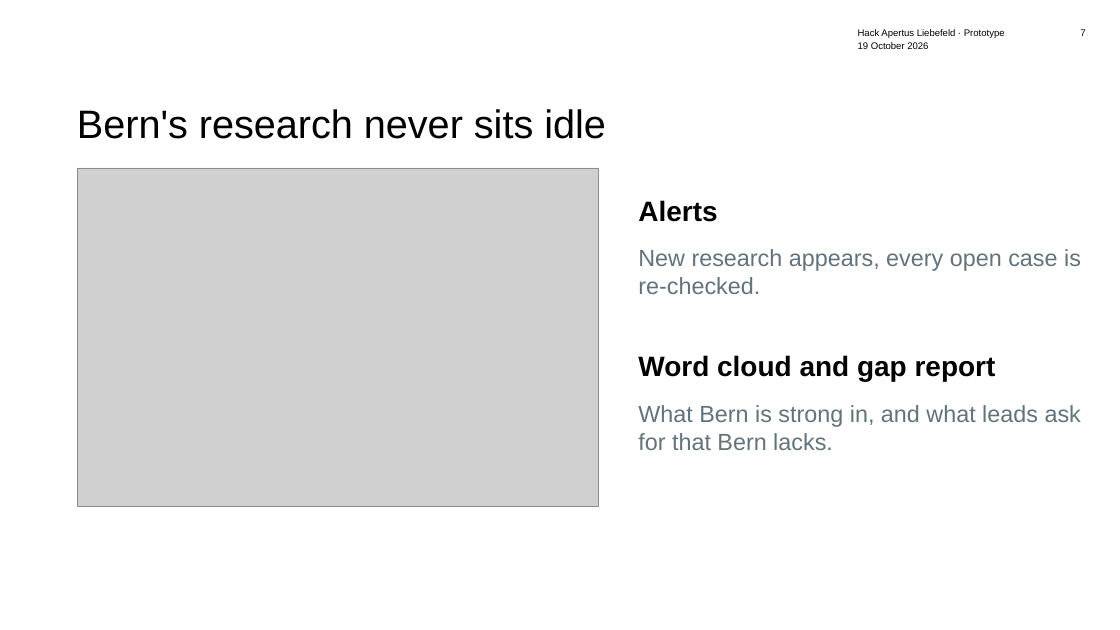
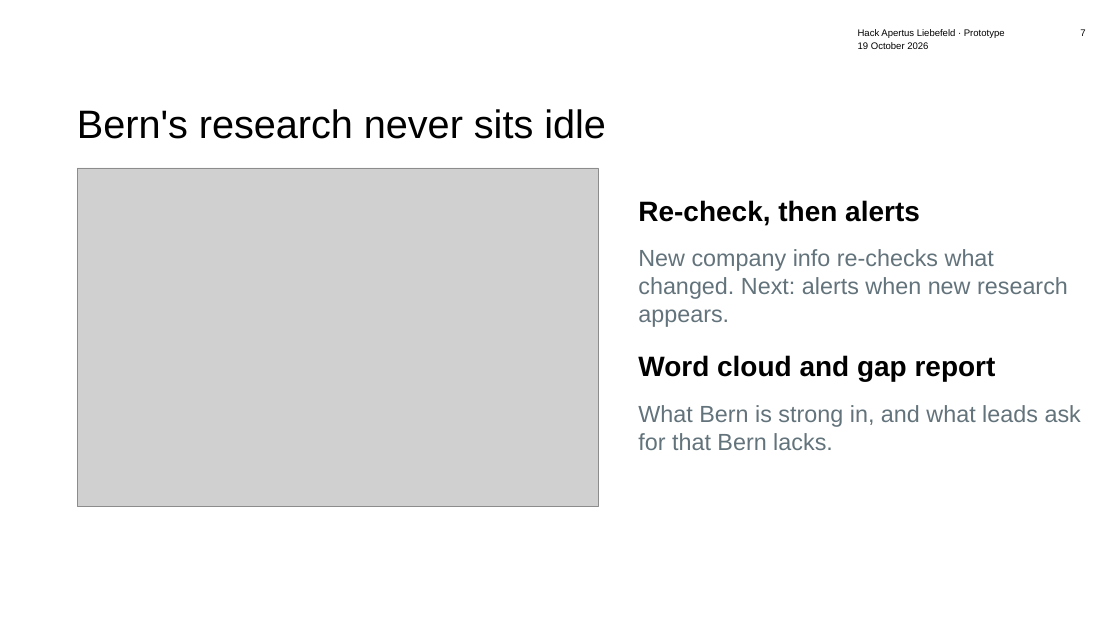
Before and after one commit to beSaif/mutz, a slide deck: slide 7 of research/Mutz_Pitch_lean_animated.pptx. Drawn at 1120x630 pixels with LibreOffice and Linux fonts; fonts in the diff are those of the drawing; grey boxes stand for pictures; background and template pictures are left out. Boxes give left, top, right and bottom in pixels: in the first picture for what was removed or moved away, otherwise in the second. Text is boxed around its words. In the diff, an @@ line names an element or a change of style, - is before the commit and + after.

```diff
--- a/research/Mutz_Pitch_lean_animated.pptx
+++ b/research/Mutz_Pitch_lean_animated.pptx
@@ text at box(638, 200, 920, 226): text changed @@
-Alerts
+Re-check, then alerts
@@ text at box(638, 249, 1068, 327): text changed @@
-New research appears, every open case is re-checked.
+New company info re-checks what changed. Next: alerts when new research appears.
```
Also in this commit, not shown: 9 other slides changed, 7 other files.
